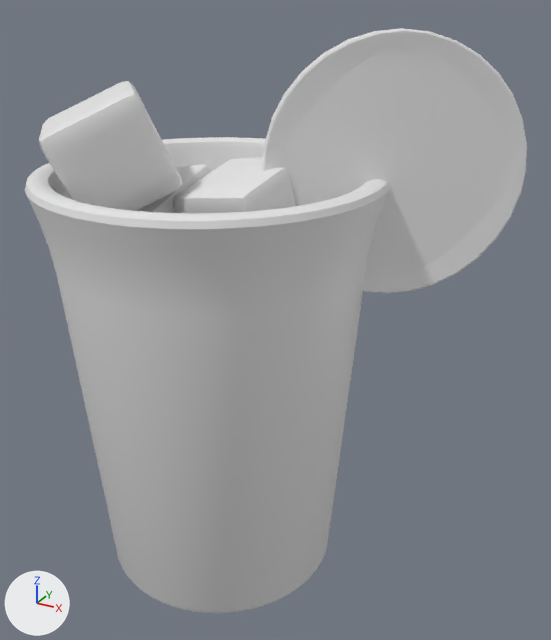
What one commit did to the OBJ model public/assets/drink-baked/blog0135.obj.
The view is the same before and after, from a 50 mm lens placed at (3.42, -5.13, 5.07), pointed at (0.54, 0.1, 2.46). Arrows for +X, +Y and +Z are at lower left; the lights stay in place. The first picture is the older version. Where no turn or scale is listed for an object, it has been applied to the vertices.
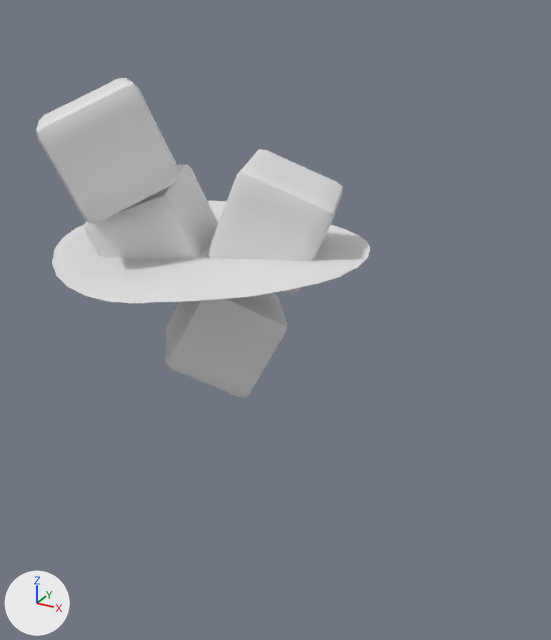
Where the change shows, as pixel boxes [x1, y1, x2, y2] in the pictures (551 x 640 px; the box of a moved part takes in the faces that stretch with it):
'Cylinder', deleted
    before: [25, 137, 389, 613]
'Circle.001', deleted
    before: [262, 28, 527, 294]
'Cube.003', reshaped
    before: [39, 81, 182, 211]
    after: [36, 78, 181, 224]
'Cube.002', reshaped
    before: [173, 157, 296, 213]
    after: [209, 149, 343, 294]
'Cube.001', reshaped
    before: [137, 164, 212, 213]
    after: [84, 164, 218, 304]
part 1 of me_cube, moved or reshaped (not visible before)
    after: [166, 293, 287, 398]
part 5 of me_plane, moved or reshaped (not visible before)
    after: [52, 200, 370, 303]

The change, as a list of edits to the scene's bpy script:
```text
Change me_cube:
    used by ob_cube; location = (0.0, 0.0, 0.0)
    remove me_cube.from_pydata(...)  # 386 vertices, 384 faces; spans x -0.663..0.561, y -0.677..0.561, z 1.782..2.818
    add me_cube.from_pydata(...)  # 386 vertices, 384 faces; spans x -0.568..0.682, y -0.555..0.637, z 1.774..2.811
    me_cube part 1: the whole mesh is multiplied about its middle by the matrix ((-0.866, -0.351, 0.358), (0.13, 0.532, 0.837), (-0.484, 0.771, -0.415)), then moved by (0.108, 0.099, -0.008)
Change me_cube_001:
    used by ob_cube_001; location = (0.0, 0.0, 0.0)
    remove me_cube_001.from_pydata(...)  # 386 vertices, 384 faces; spans x -0.941..0.07, y -0.539..0.531, z 2.595..3.694
    add me_cube_001.from_pydata(...)  # 386 vertices, 384 faces; spans x -1.012..0.136, y -0.711..0.369, z 2.614..3.682
    me_cube_001 part 2: the whole mesh is multiplied about its middle by the matrix ((0.894, -0.388, -0.224), (0.427, 0.889, 0.164), (0.135, -0.242, 0.961)), then moved by (-0.002, -0.167, 0.003)
Change me_cube_002:
    used by ob_cube_002; location = (0.0, 0.0, 0.0)
    remove me_cube_002.from_pydata(...)  # 386 vertices, 384 faces; spans x -0.102..0.9, y -0.559..0.467, z 2.824..3.86
    add me_cube_002.from_pydata(...)  # 386 vertices, 384 faces; spans x -0.062..1.095, y -0.336..0.679, z 2.799..3.819
    me_cube_002 part 3: the whole mesh is multiplied about its middle by the matrix ((0.176, -0.973, 0.153), (0.24, -0.108, -0.965), (0.955, 0.206, 0.215)), then moved by (0.117, 0.218, -0.033)
Change me_cube_003:
    used by ob_cube_003; location = (0.0, 0.0, 0.0)
    remove me_cube_003.from_pydata(...)  # 386 vertices, 384 faces; spans x -1.191..0.03, y -1.118..0.092, z 3.354..4.368
    add me_cube_003.from_pydata(...)  # 386 vertices, 384 faces; spans x -1.18..0.051, y -1.158..0.041, z 3.393..4.429
    me_cube_003 part 4: the whole mesh is multiplied about its middle by the matrix ((0.435, -0.525, -0.732), (-0.454, 0.574, -0.682), (0.778, 0.628, 0.011)), then moved by (0.016, -0.045, 0.05)
Change me_plane:
    used by ob_plane; location = (0.0, 0.0, 0.0)
    remove me_plane.from_pydata(...)  # 262 vertices, 82 faces; spans x -1.31..1.31, y -1.3..1.3, z 3.01..3.12
    add me_plane.from_pydata(...)  # 236 vertices, 177 faces; spans x -1.31..1.31, y -1.31..1.31, z 3.01..3.12
    me_plane part 5: 3 vertices moved from x 0.13..0.25, y -1.29..-1.28, z 3.04..3.05 to x 0.0..0.26, y -1.31..-1.29, z 3.02..3.05; 177 vertices removed from x -1.3..1.3, y -1.3..1.3, z 3.01..3.12; 151 vertices added at x -1.25..1.25, y -1.31..1.31, z 3.01..3.12
Remove ob_circle_001:
    ob_circle_001 = bpy.data.objects.new('Circle.001', me_circle_001)
    ob_circle_001.location = (0.0, 0.0, 0.0)
Remove ob_cylinder:
    ob_cylinder = bpy.data.objects.new('Cylinder', me_cylinder)
    ob_cylinder.location = (0.0, 0.0, 0.0)
```
